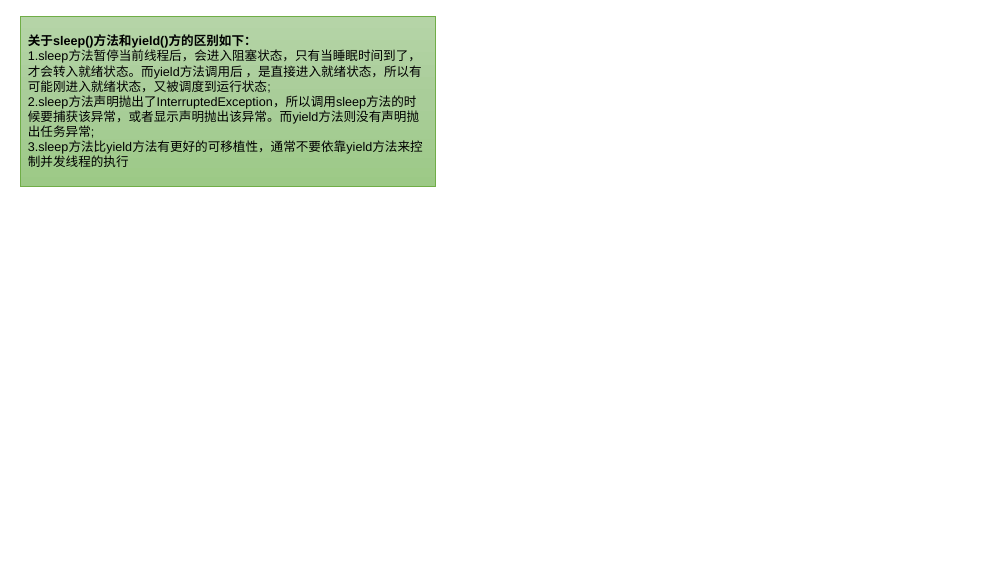
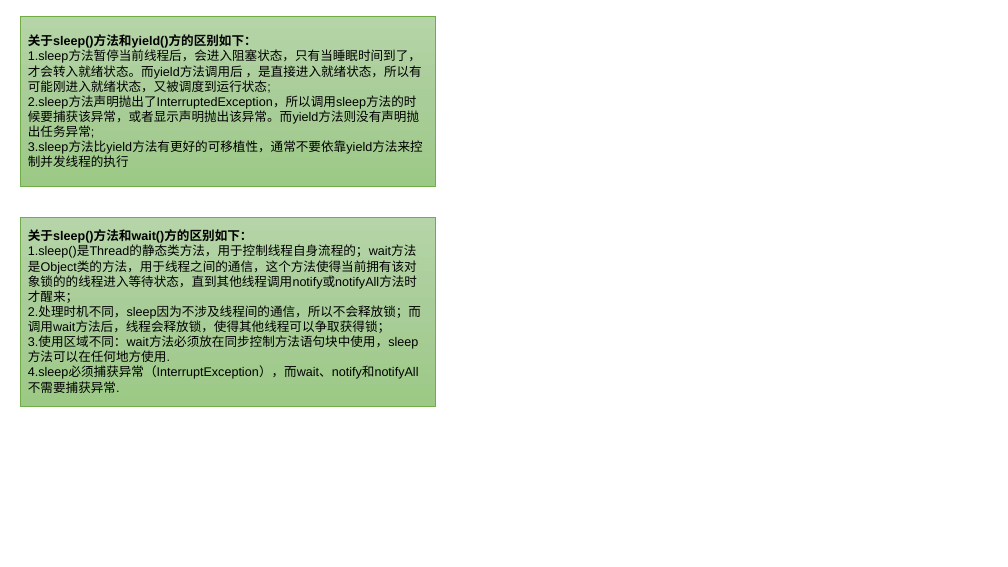
Before and after one commit to nda1992/Reading_Books_Notebook, a slide deck: slide 2 of java/多线程.pptx. Drawn at 1008x567 pixels with LibreOffice and Linux fonts; fonts in the diff are those of the drawing. Boxes give left, top, right and bottom in pixels: in the first picture for what was removed or moved away, otherwise in the second. Text is boxed around its words. In the diff, an @@ line names an element or a change of style, - is before the commit and + after.

```diff
--- a/java/多线程.pptx
+++ b/java/多线程.pptx
@@ rectangle added at [20, 217, 435, 406], fill gradient #B5D5A7 to #AACE9A to #9CC987, outline #70AD47 0.5 pt, 12 pt, text #000000 @@
+关于sleep()方法和wait()方的区别如下：
+1.sleep()是Thread的静态类方法，用于控制线程自身流程的；wait方法是Object类的方法，用于线程之间的通信，这个方法使得当前拥有该对象锁的的线程进入等待状态，直到其他线程调用notify或notifyAll方法时才醒来；
+2.处理时机不同，sleep因为不涉及线程间的通信，所以不会释放锁；而调用wait方法后，线程会释放锁，使得其他线程可以争取获得锁；
+3.使用区域不同：wait方法必须放在同步控制方法语句块中使用，sleep方法可以在任何地方使用.
+4.sleep必须捕获异常（InterruptException），而wait、notify和notifyAll不需要捕获异常.
```
Also in this commit, not shown: 3 other files.
